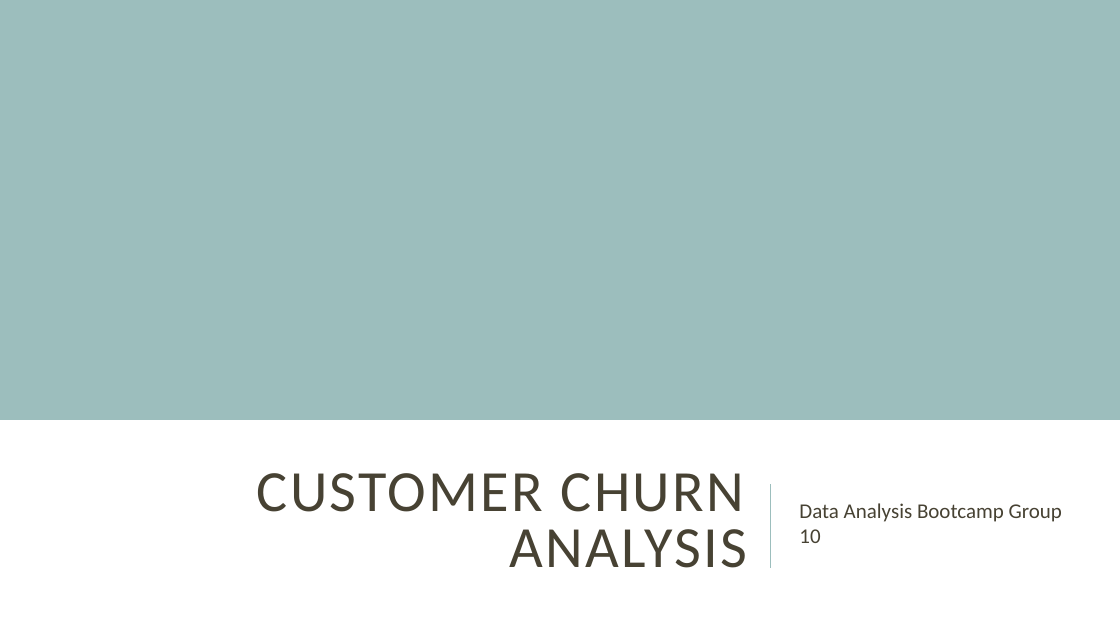
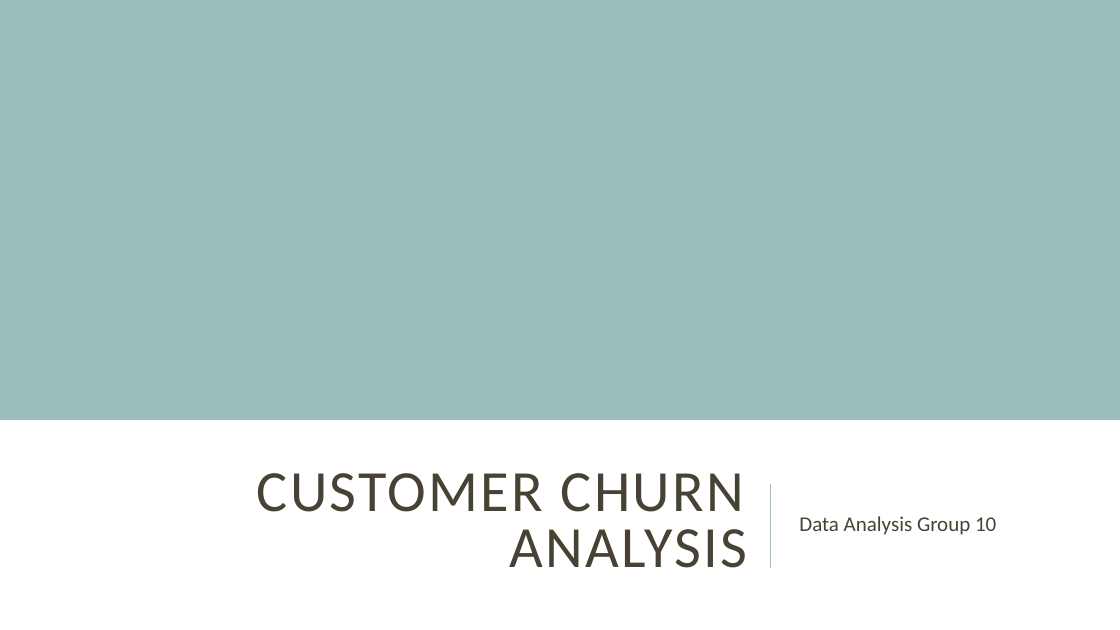
Before and after one commit to XDarkPhoenixes/Group_10, a slide deck: slide 1 of Group10v1.pptx. Drawn at 1120x630 pixels with LibreOffice and Linux fonts; fonts in the diff are those of the drawing. Boxes give left, top, right and bottom in pixels: in the first picture for what was removed or moved away, otherwise in the second. Text is boxed around its words. In the diff, an @@ line names an element or a change of style, - is before the commit and + after.

```diff
--- a/Group10v1.pptx
+++ b/Group10v1.pptx
@@ subtitle at [799,516,996,535]: text changed @@
-Data Analysis Bootcamp Group 10
+Data Analysis Group 10
```
Also in this commit, not shown: 1 other slide changed.
